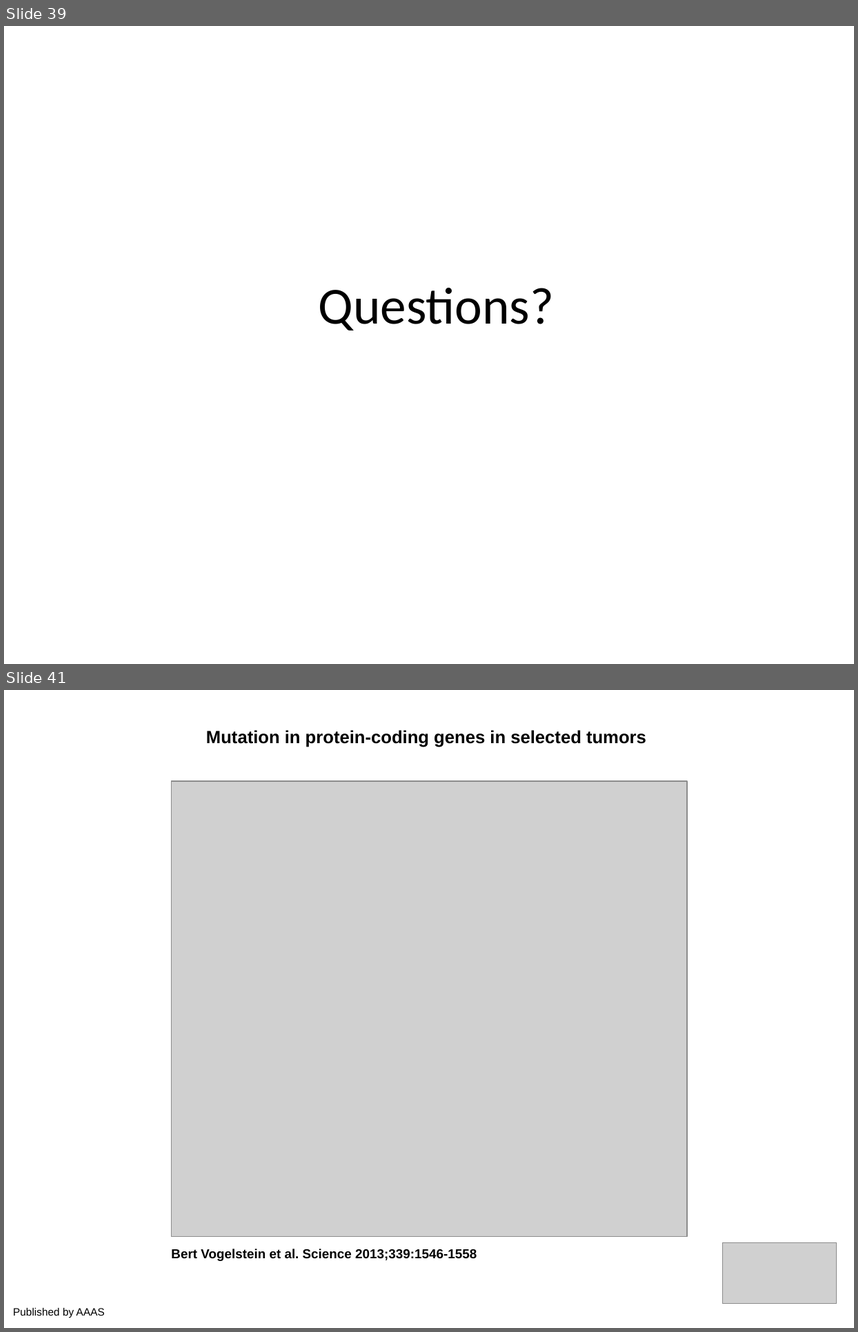
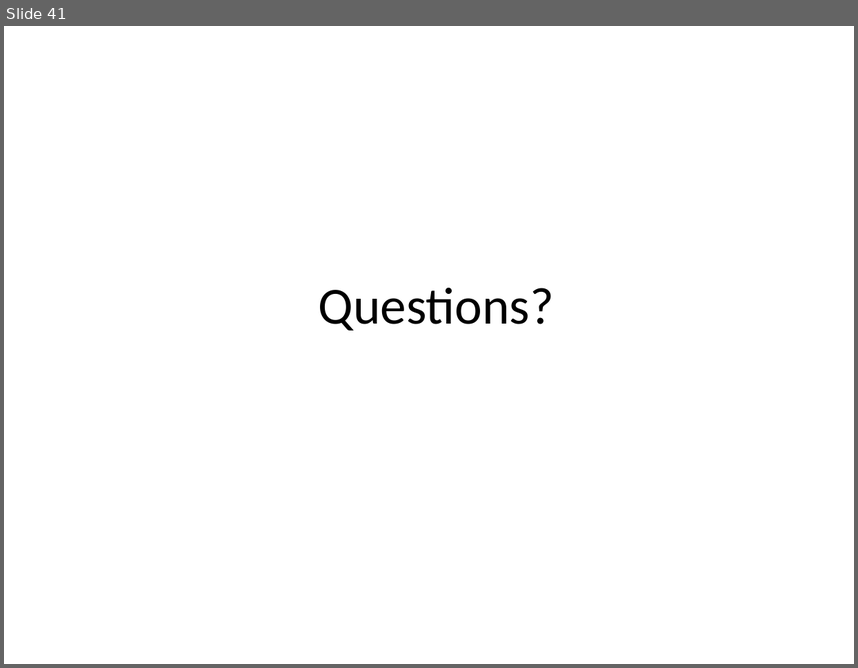
Before and after one commit to viklund/courses, a slide deck: cancergenomics/1610/slides/cancer_genomics.pptx. Shown one above the other, each under a label of ours: slides 39 and 41 before the commit, slide 41 after it; the slides between them are not shown. The pictures are 858x1332 and 858x668 pixels, drawn with LibreOffice and Linux fonts; fonts in the diff are those of the drawing; grey boxes stand for pictures. Boxes give left, top, right and bottom in pixels: in the first picture for what was removed or moved away, otherwise in the second. Text is boxed around its words. In the diff, an @@ line names an element or a change of style, - is before the commit and + after.

```diff
--- a/cancergenomics/1610/slides/cancer_genomics.pptx
+++ b/cancergenomics/1610/slides/cancer_genomics.pptx
@@ slide 41 removed at [4,690,854,1328], background #FFFFFF @@
@@ text removed at [206,730,646,747] @@
-Mutation in protein-coding genes in selected tumors
@@ picture removed at [172,781,688,1236] @@
@@ text removed at [171,1248,477,1261] @@
-Bert Vogelstein et al. Science 2013;339:1546-1558
@@ picture removed at [722,1243,836,1303] @@
@@ text removed at [13,1307,105,1317] @@
-Published by AAAS
@@ what was slide 39 is now slide 41 @@
```
Also in this commit, not shown: 4 slides changed, 3 slides added, 1 other slide removed.
